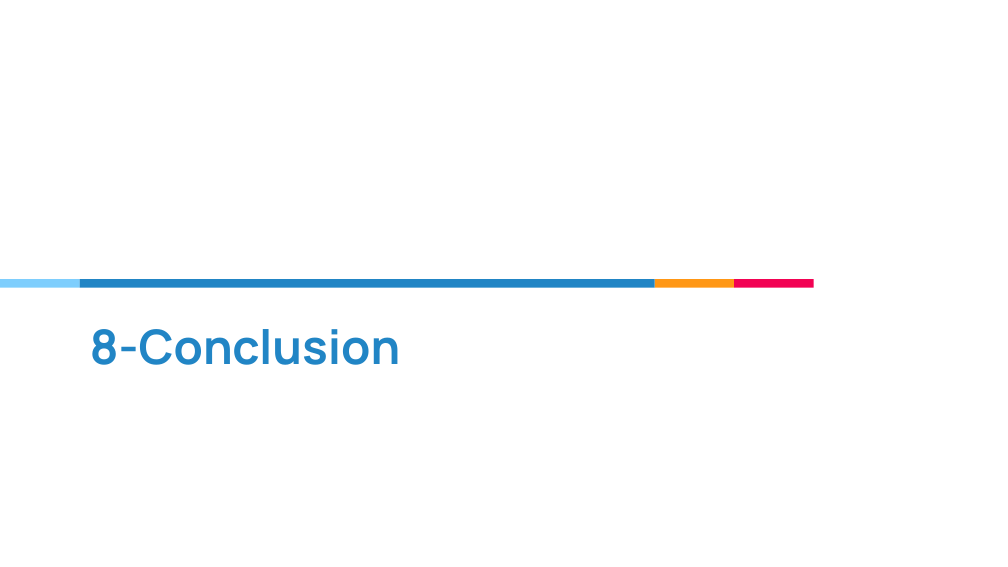
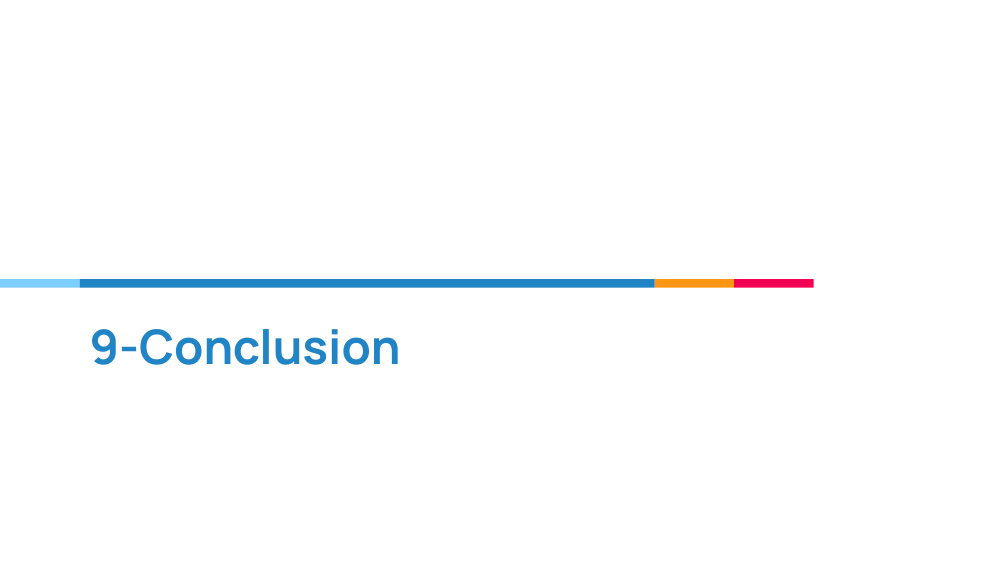
Before and after one commit to medaminemachfar/bat-algo, a slide deck: slide 57 of Bat algorithm.pptx (slide 55 before the commit). Drawn at 1008x567 pixels with LibreOffice and Linux fonts; fonts in the diff are those of the drawing. Boxes give left, top, right and bottom in pixels: in the first picture for what was removed or moved away, otherwise in the second. Text is boxed around its words. In the diff, an @@ line names an element or a change of style, - is before the commit and + after.

```diff
--- a/Bat algorithm.pptx
+++ b/Bat algorithm.pptx
@@ title at (90,329,401,365): text changed @@
-8-Conclusion
+9-Conclusion
```
Also in this commit, not shown: 2 other slides changed, 2 slides added, 1 other file.
